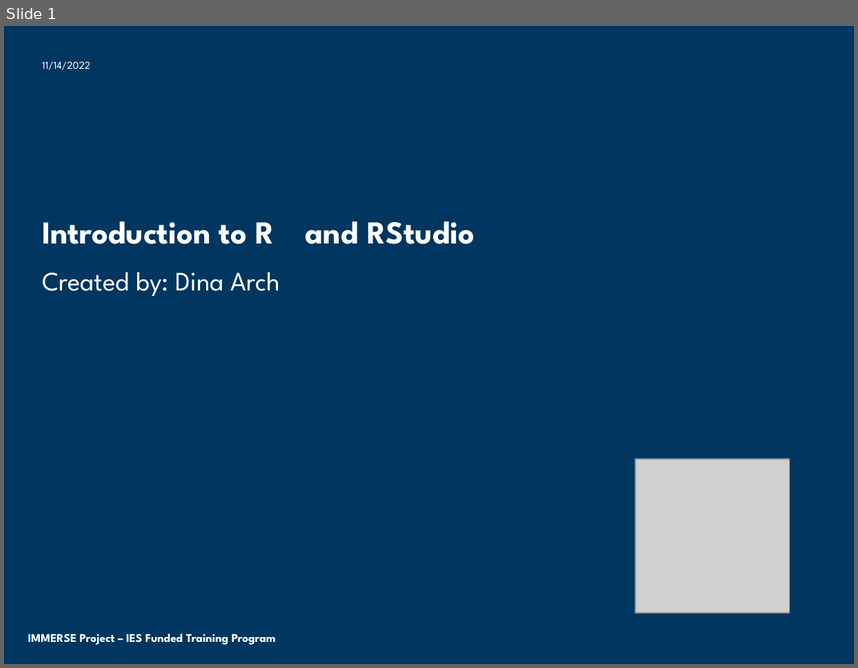
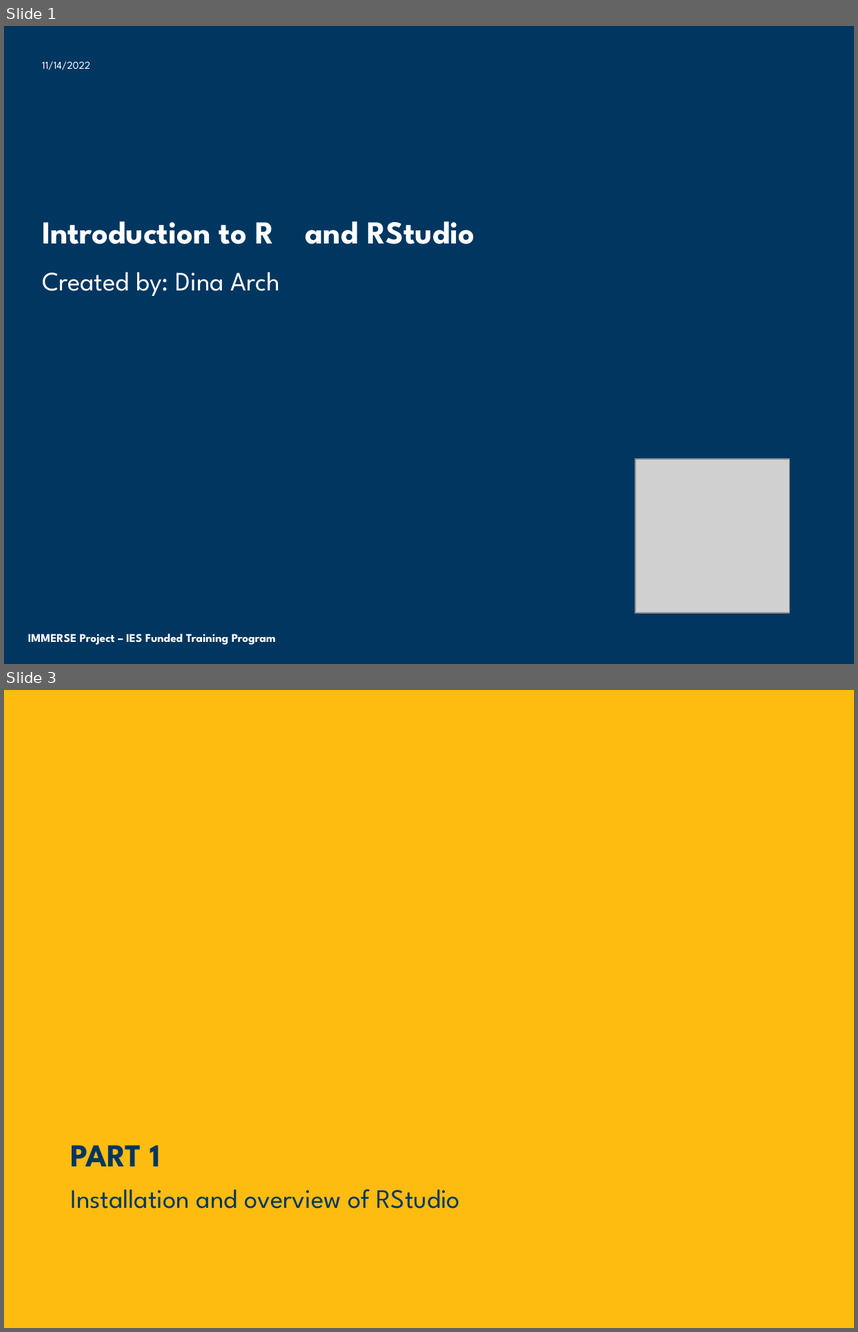
Before and after one commit to dinanajiarch/intro_to_rstudio, a slide deck: Introduction to R.pptx. Shown one above the other, each under a label of ours: slide 1 before the commit, slides 1 and 3 after it; the slides between them are not shown. The pictures are 858x668 and 858x1332 pixels, drawn with LibreOffice and Linux fonts; fonts in the diff are those of the drawing; grey boxes stand for pictures; background and template pictures are left out. Boxes give left, top, right and bottom in pixels: in the first picture for what was removed or moved away, otherwise in the second. Text is boxed around its words. In the diff, an @@ line names an element or a change of style, - is before the commit and + after.

```diff
--- a/Introduction to R.pptx
+++ b/Introduction to R.pptx
@@ slide 3 added at (x1=4, y1=690, x2=854, y2=1328), background #FEBC11 @@
@@ title added at (x1=70, y1=1145, x2=161, y2=1166), 27 pt, text #003660, bold @@
+PART 1
@@ text added at (x1=70, y1=1189, x2=461, y2=1208), 22.5 pt, text #003660 @@
+Installation and overview of RStudio
```
Also in this commit, not shown: 1 slide changed, 2 other slides added, 4 other files.
